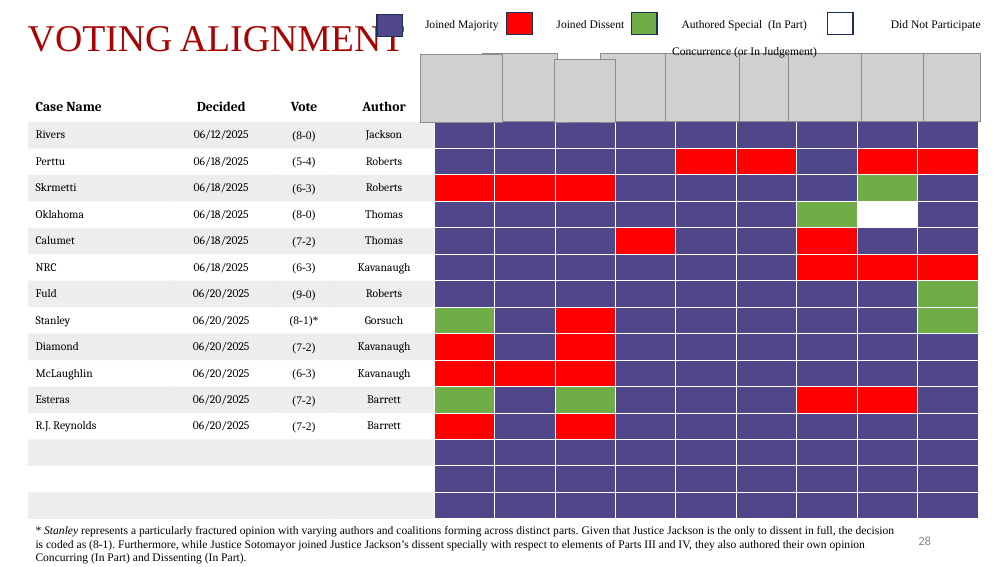
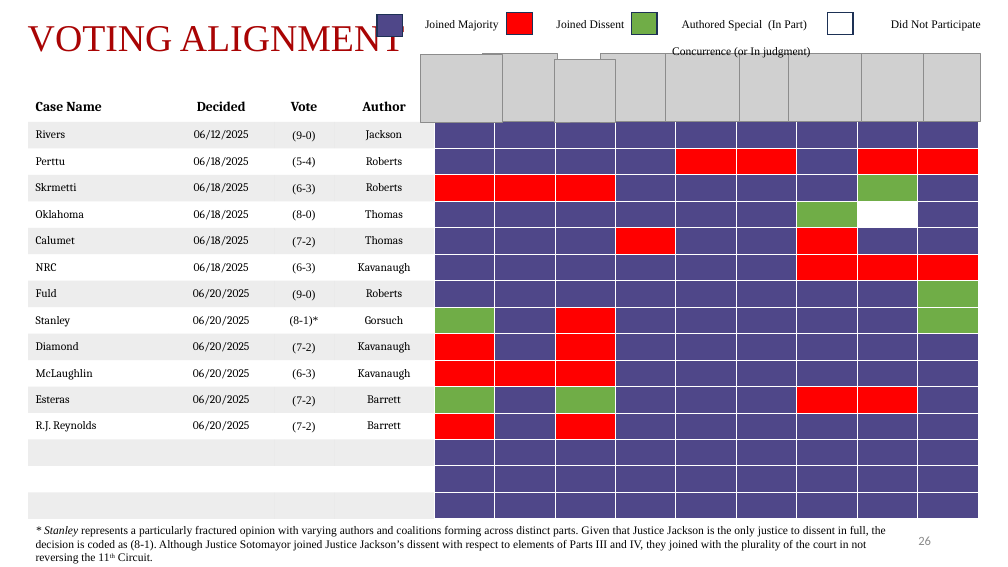
Before and after one commit to JakeTruscott/scotuswatch, a slide deck: slide 26 of Stat Reviews/OT24_StatReview/compilation/SCOTUSBlog/statpack_OT24.pptx (slide 28 before the commit). Drawn at 1008x567 pixels with LibreOffice and Linux fonts; fonts in the diff are those of the drawing; grey boxes stand for pictures. Boxes give left, top, right and bottom in pixels: in the first picture for what was removed or moved away, otherwise in the second. Text is boxed around its words. In the diff, an @@ line names an element or a change of style, - is before the commit and + after.

```diff
--- a/Stat Reviews/OT24_StatReview/compilation/SCOTUSBlog/statpack_OT24.pptx
+++ b/Stat Reviews/OT24_StatReview/compilation/SCOTUSBlog/statpack_OT24.pptx
@@ text at (x1=425, y1=20, x2=980, y2=59): text changed @@
-Joined Majority Joined Dissent Authored Special (In Part) Did Not Participate
-Concurrence (or In Judgement)
+Joined Majority Joined Dissent Authored Special (In Part) Did Not Participate
+Concurrence (or In judgment)
@@ table at (x1=28, y1=93, x2=979, y2=519) @@
-row 2, column 3: (8-0)
+row 2, column 3: (9-0)
@@ text at (x1=36, y1=526, x2=886, y2=564): text changed @@
-* Stanley represents a particularly fractured opinion with varying authors and coalitions forming across distinct parts. Given that Justice Jackson is the only to dissent in full, the decision is coded as (8-1). Furthermore, while Justice Sotomayor joined Justice Jackson’s dissent specially with respect to elements of Parts III and IV, they also authored their own opinion Concurring (In Part) and Dissenting (In Part).
+* Stanley represents a particularly fractured opinion with varying authors and coalitions forming across distinct parts. Given that Justice Jackson is the only justice to dissent in full, the decision is coded as (8-1). Although Justice Sotomayor joined Justice Jackson’s dissent with respect to elements of Parts III and IV, they joined with the plurality of the court in not reversing the 11th Circuit.
```
Also in this commit, not shown: 24 other slides changed, 2 slides removed, 25 other files.
